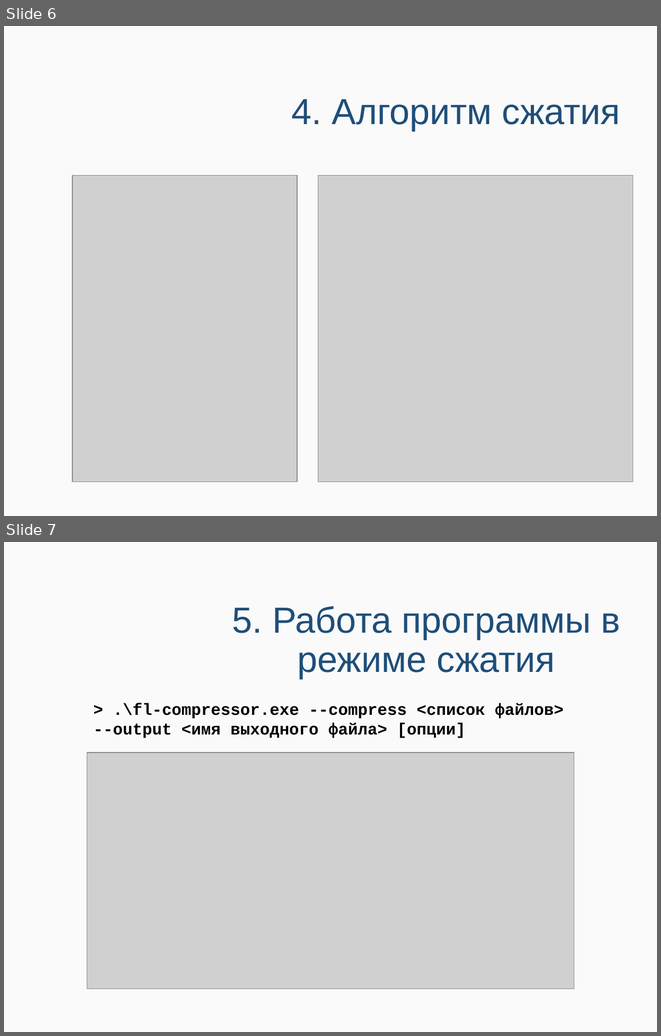
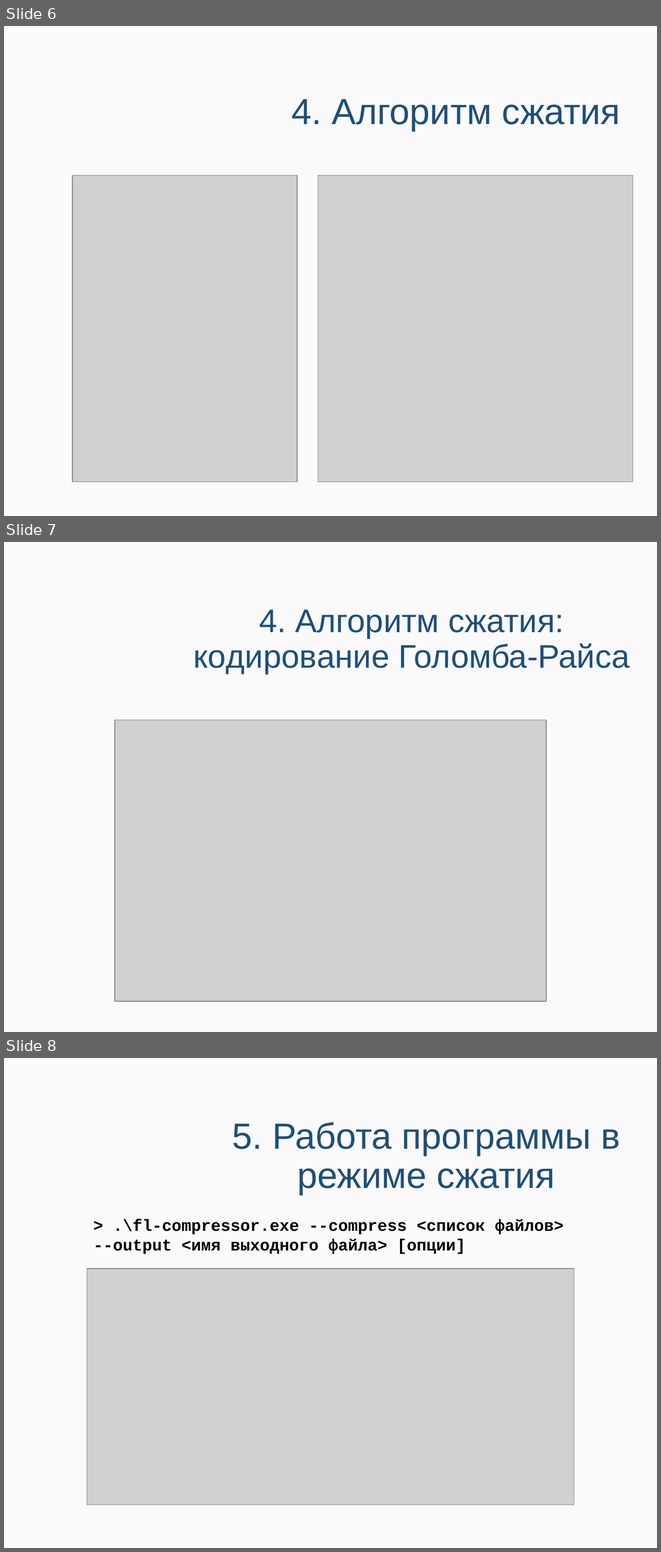
Before and after one commit to Lexanni/fl-compressor, a slide deck: docs/Presentation.pps. Shown one above the other, each under a label of ours: slides 6 and 7 before the commit, slides 6, 7 and 8 after it. The pictures are 661x1036 and 661x1552 pixels, drawn with LibreOffice and Linux fonts; fonts in the diff are those of the drawing; grey boxes stand for pictures; background and template pictures are left out. Boxes give left, top, right and bottom in pixels: in the first picture for what was removed or moved away, otherwise in the second. Text is boxed around its words. In the diff, an @@ line names an element or a change of style, - is before the commit and + after.

Commit message:
Fixed .gitignore, fixed presentation, added binary files, compressed file and source images.

```diff
--- a/docs/Presentation.pps
+++ b/docs/Presentation.pps
@@ slide 7 added at (4,542,657,1032), background picture (left out) @@
@@ title added at (194,609,629,674), 36 pt, text #1F4E79 @@
+4. Алгоритм сжатия:
+кодирование Голомба-Райса
@@ picture added at (115,720,547,1001) @@
@@ what was slide 7 is now slide 8 @@
```
Also in this commit, not shown: 1 slide changed, 17 other files.
